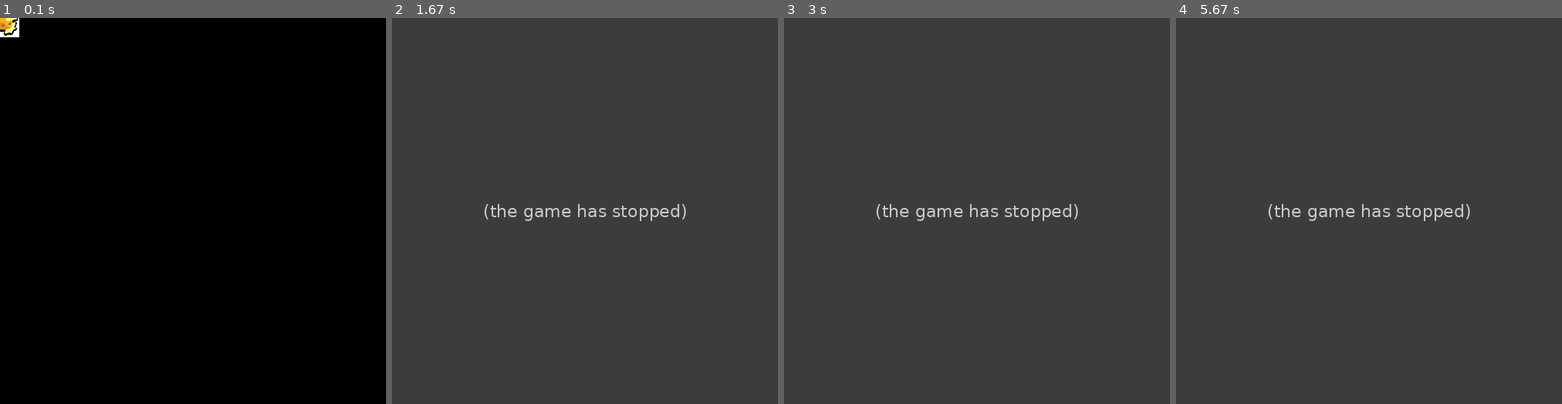
Above: before the commit, frames 1-4 (left to right).
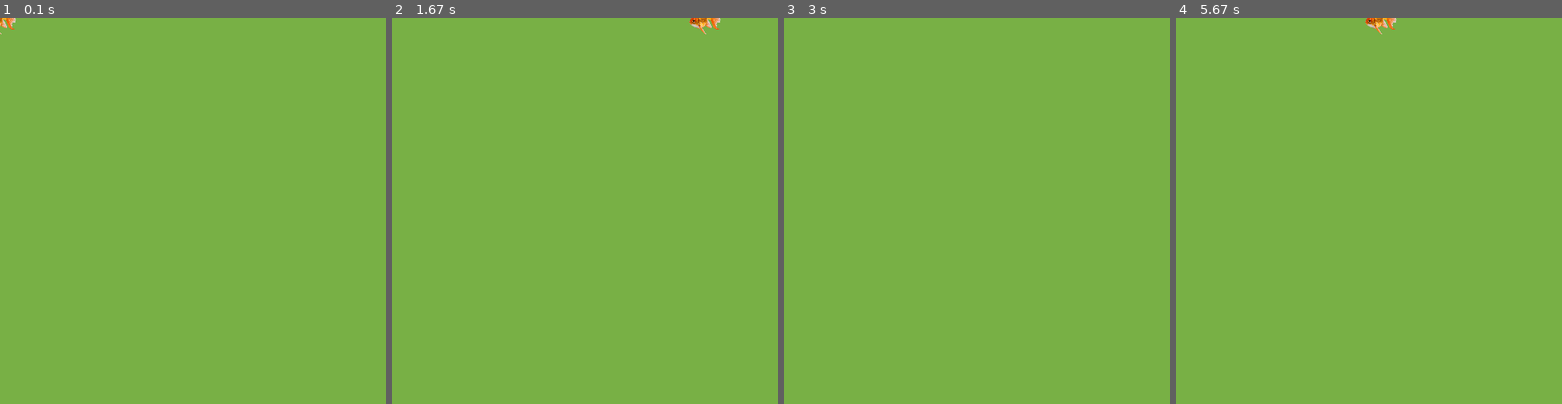
Above: after the commit, the same moments.

Repository: aurlaw0809/MazeGameOfSomeSort
Game: pygame game, started from pygame_interface.py
Same seed, same stepped clock (60 frames per second), same inputs: the game is played once before the commit and once after it.
Inputs:
- Up to frame 1 (0.1 s): no input
- Up to frame 2 (1.67 s): hold K 0.33-0.8 s; hold D 0.33-0.8 s; hold L 0.83-1.3 s; hold D 0.83-1.3 s; tap Space at 0.9, 1.2, 1.4 s; hold D from 1.33 s (still down)
- Up to frame 3 (3 s): tap Space at 1.7, 1.9 s; release D at 1.8 s; hold W 1.83-2.13 s
- Up to frame 4 (5.67 s): hold S 3.23-3.53 s; tap Space at 3.3, 3.63, 3.93, 4.07, 5.13, 5.53 s; hold A 3.57-3.97 s; hold W 4-4.37 s; hold S 5.07-5.43 s; hold A from 5.47 s (still down)

The runs differ from the first frame. In frame 1, 100% of the frame differs, in the area x 0-100%, y 0-100%; in frame 2, 100%; in frame 3, 100%; in frame 4, 100%.
Error before the commit: TypeError: 'int' object is not callable (pygame_interface.py line 88); the game stopped at 0.33 s (later frames are placeholders)

Commit message:
finally put everything in OOP format HUZZAH!!

Diff:
--- a/controller.py
+++ b/controller.py
@@ -3,7 +3,7 @@
 class Game:
     def __init__(self):
         self.characters = []
-        self.backgrounds = []#
+        self.backgrounds = []
 
     def set_up(self):
         self.characters.append(Player(self, 'fih', (0, 0), True, 25, False, 5))
@@ -18,7 +18,7 @@
                     return True
                 else:
                     return False
-        return True
+        return False
 
     def move_character_by_key(self, character, key):
         move = False
--- a/objects.py
+++ b/objects.py
@@ -71,11 +71,15 @@
         elif key == 'O':
             self.s_angle -= 1
 
-    def s_length(self, key):
+    def s_lengthen(self, key):
         if key == 'K':
             self.s_length -= 1
+            if self.s_length <= 0:
+                self.s_length = 0
         elif key == 'L':
             self.s_length += 1
+            if self.s_length >= 10:
+                self.s_length = 10
 
     def s_rotate_by(self, degrees):
         self.s_angle += degrees
--- a/pygame_interface.py
+++ b/pygame_interface.py
@@ -37,11 +37,11 @@
         self.game.set_up() #
         self.move_direction: str | None = None
 
-        self.screen = pygame.display.set_mode([500, 500])
+        self.screen = pygame.display.set_mode((500, 500))
         self.running = True
 
         self.player = self.game.characters[0]
-        self.player_image = pygame.image.load('fish.png').convert_alpha()
+        self.player_image = pygame.image.load('goldfish.png').convert_alpha()
         self.player_image = pygame.transform.scale(self.player_image, (50, 50))
         self.player_rect = self.player_image.get_rect()
 
@@ -85,9 +85,9 @@
                     self.move_direction = 'D'
 
                 if event.key == pygame.K_k:
-                    self.player.s_length('K')
+                    self.player.s_lengthen('K')
                 if event.key == pygame.K_l:
-                    self.player.s_length('L')
+                    self.player.s_lengthen('L')
 
             if event.type == pygame.KEYUP:
 
@@ -113,6 +113,7 @@
 
     def _draw(self):
         """draw background first then characters"""
+        self.screen.fill((120, 176, 69))
         self._draw_characters()
         pygame.display.flip()
 
